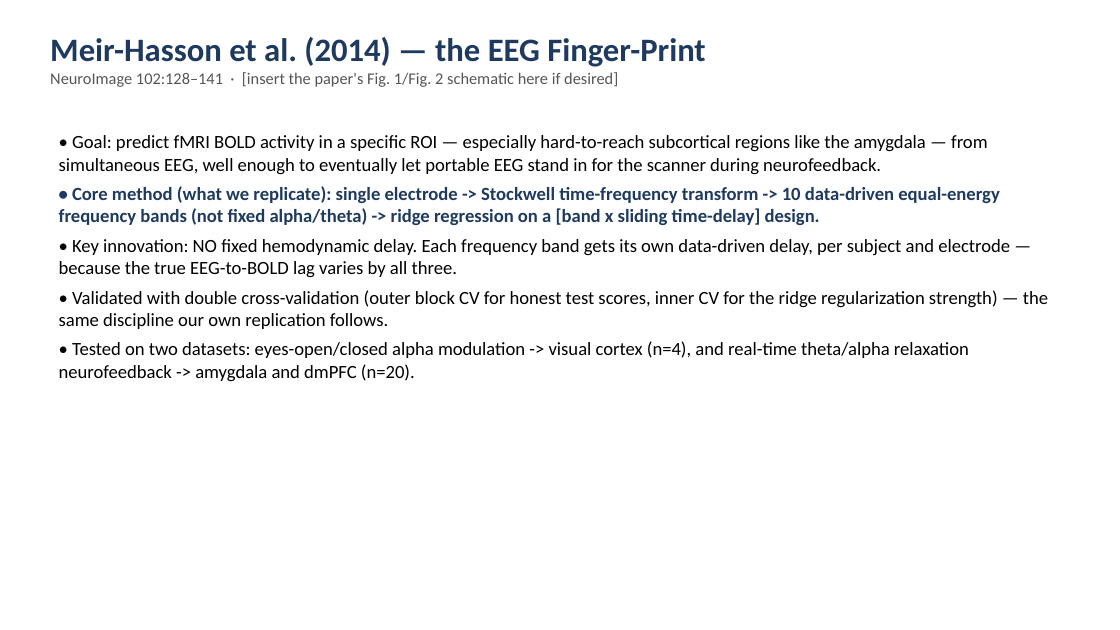
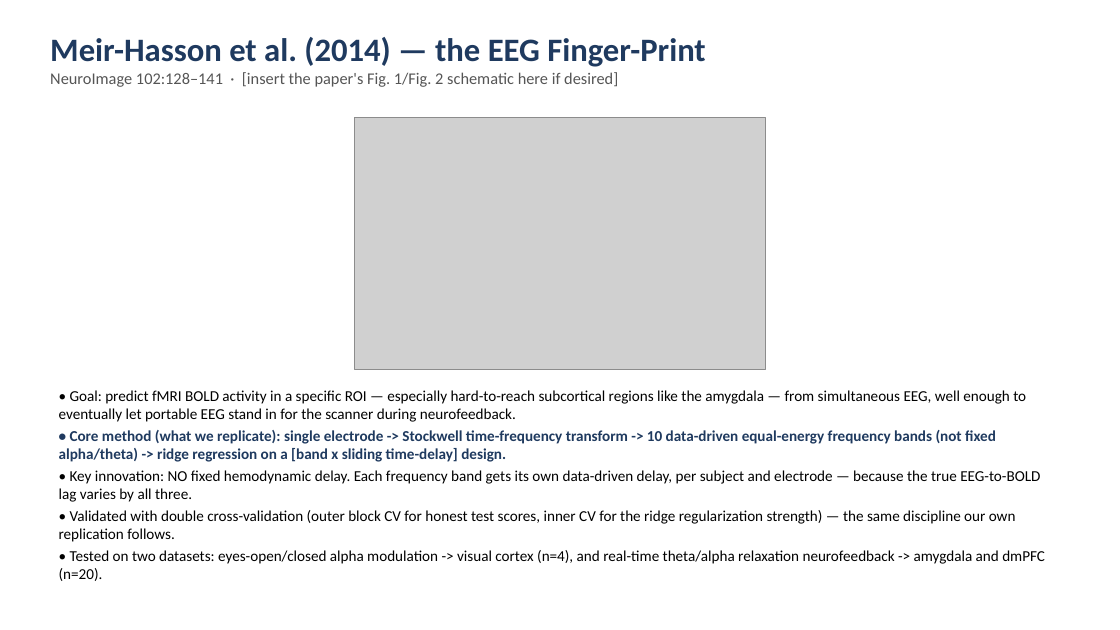
Before and after one commit to cccbauer/dmnelf, a slide deck: slide 9 of analysis/fingerprint/19_fingerprint/efp_meirhasson/Fingerprint_20260902.pptx. Drawn at 1120x630 pixels with LibreOffice and Linux fonts; fonts in the diff are those of the drawing; grey boxes stand for pictures. Boxes give left, top, right and bottom in pixels: in the first picture for what was removed or moved away, otherwise in the second. Text is boxed around its words. In the diff, an @@ line names an element or a change of style, - is before the commit and + after.

```diff
--- a/analysis/fingerprint/19_fingerprint/efp_meirhasson/Fingerprint_20260902.pptx
+++ b/analysis/fingerprint/19_fingerprint/efp_meirhasson/Fingerprint_20260902.pptx
@@ picture added at (355, 118, 765, 370) @@
@@ text "• Goal: predict fMRI BOLD ...": place and size @@
-text "• Goal: predict fMRI BOLD ..." at (59, 135, 1048, 381)
+text "• Goal: predict fMRI BOLD ..." at (59, 390, 1045, 581)
@@ text "• Goal: predict fMRI BOLD ..." at (59, 390, 1045, 581): size 16 to 13 pt; less space between paragraphs @@
```
Also in this commit, not shown: 3 other slides changed, 2 slides added, 16 other files.
